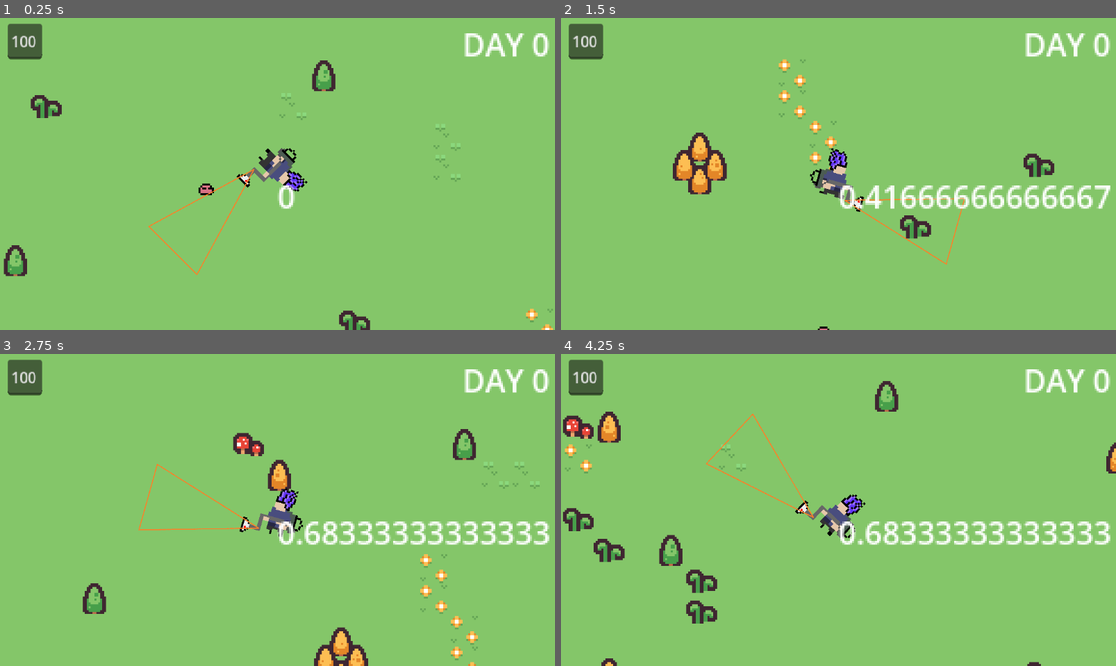
Above: before the commit, frames 1-4 (two rows, left to right).
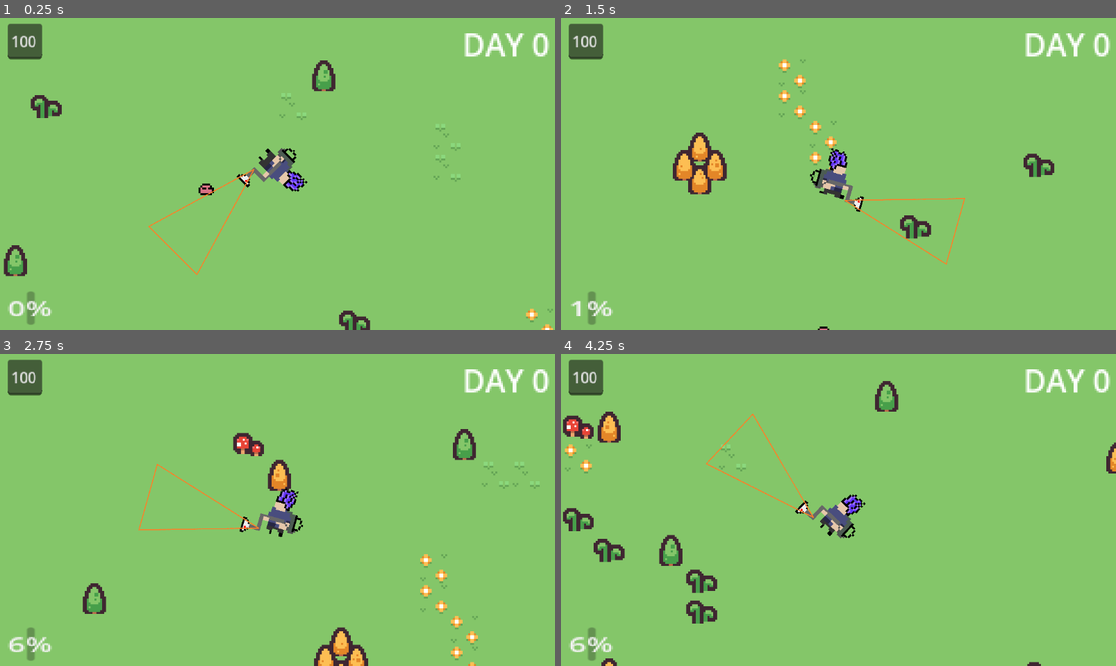
Above: after the commit, the same moments.

Repository: VMormoris/tinycreatures
Game: Godot game, scene res://Scenes/MainScene.tscn
Same seed, same stepped clock (60 frames per second), same inputs: the game is played once before the commit and once after it.
Inputs (mouse positions are in pixels of both pictures, inside the frame that each line leads up to):
- Up to frame 1 (0.25 s): no input
- Up to frame 2 (1.5 s): move the mouse to (810, 236) at 0.52 s; press the mouse at (810, 236) at 0.53 s; hold W (Up) from 0.53 s (still down); move the mouse to (1005, 220) at 1.27 s; release the mouse at (1005, 220) at 1.28 s; right-click (1005, 220) at 1.35 s
- Up to frame 3 (2.75 s): click (444, 556) at 1.55 s; move the mouse to (111, 463) at 2.02 s; release W (Up) at 2.03 s; press the mouse at (111, 463) at 2.03 s; hold A (Left) from 2.03 s (still down)
- Up to frame 4 (4.25 s): move the mouse to (866, 510) at 2.77 s; release the mouse at (866, 510) at 2.78 s; click (866, 510) at 2.85 s; move the mouse to (755, 432) at 3.52 s; release A (Left) at 3.53 s; press the mouse at (755, 432) at 3.53 s; hold S (Down) from 3.53 s (still down); right-click (755, 432) at 3.6 s

The runs differ from the first frame. In frame 1, 0.5% of the frame differs, in the area x 1-54%, y 53-99%; in frame 2, 2.2%; in frame 3, 2.3%, in the area x 1-99%, y 53-99%; in frame 4, 2.3%.

Commit message:
overheat indicator

Diff:
--- a/Nodes/Player.tscn
+++ b/Nodes/Player.tscn
@@ -8,7 +8,6 @@
 [ext_resource type="Script" path="res://Scripts/SuckingAreaController.gd" id="4_p1w20"]
 [ext_resource type="AudioStream" uid="uid://bsbte08no3rj6" path="res://Assets/SFX/vacuum.wav" id="7_vsxnt"]
 [ext_resource type="PackedScene" uid="uid://b2is6y0wc05m0" path="res://Nodes/LightingGenerator.tscn" id="8_wwhs1"]
-[ext_resource type="Script" path="res://LightingGenerator.gd" id="9_si0wl"]
 
 [sub_resource type="AtlasTexture" id="AtlasTexture_v7xne"]
 atlas = ExtResource("2_0aayb")
@@ -201,7 +200,6 @@
 script = ExtResource("4_p1w20")
 
 [node name="LightingGenerator" parent="LightingPivot" instance=ExtResource("8_wwhs1")]
-script = ExtResource("9_si0wl")
 
 [node name="Sprite2D" type="Sprite2D" parent="LightingPivot"]
 modulate = Color(0.972549, 0, 0, 1)
--- a/Scenes/test.tscn
+++ b/Scenes/test.tscn
@@ -115,9 +115,13 @@
 horizontal_alignment = 1
 vertical_alignment = 1
 
-[node name="Label" type="Label" parent="Camera2D"]
-offset_right = 40.0
-offset_bottom = 23.0
+[node name="ProgressBar" type="ProgressBar" parent="Camera2D"]
+offset_left = -130.0
+offset_top = 61.0
+offset_right = -126.0
+offset_bottom = 88.0
+scale = Vector2(1, 0.64)
+max_value = 11.0
 
 [node name="SlimeTimer" type="Timer" parent="."]
 wait_time = 5.0
--- a/Scripts/PlayerController.gd
+++ b/Scripts/PlayerController.gd
@@ -22,12 +22,12 @@
 	# As good practice, you should replace UI actions with custom gameplay actions.
 	select_orientation()
 	look_at(get_global_mouse_position())
-	$"../Camera2D/Label".text = str(overheat)
 
 	var direction := Input.get_vector("Left", "Right", "Up", "Down")
 	velocity = direction * SPEED
 	select_animation()
 	Shoot(delta)
+	$"../Camera2D/ProgressBar".value = overheat
 	move_and_slide()
 
 func Shoot(delta: float) -> void:
@@ -35,22 +35,24 @@
 		overheat += delta
 		if overheat >= 11:
 			overheated = true
-		if succ:
-			limit_vaccum = 0
-			for enemy in range.get_overlapping_areas():
-				if(limit_vaccum < 5):
-					absorb_enemy(enemy, delta)
-					limit_vaccum += 1
-			capture.emit()
-		if not asp.playing:
-			asp.play()
+			asp.stop()
+		else:
+			if succ:
+				limit_vaccum = 0
+				for enemy in range.get_overlapping_areas():
+					if(limit_vaccum < 5):
+						absorb_enemy(enemy, delta)
+						limit_vaccum += 1
+				capture.emit()
+			if not asp.playing:
+				asp.play()
 
 	elif(Input.is_action_just_released("Shoot")):
 		limit_vaccum = 0
 		asp.stop()
 		release.emit()
 	else:
-		overheat -= delta * 2
+		overheat -= delta * 3
 		if overheat <= 0:
 			overheat = 0
 			if overheated:
Not shown: 1 places in Nodes/Player.tscn that only renumber resources
